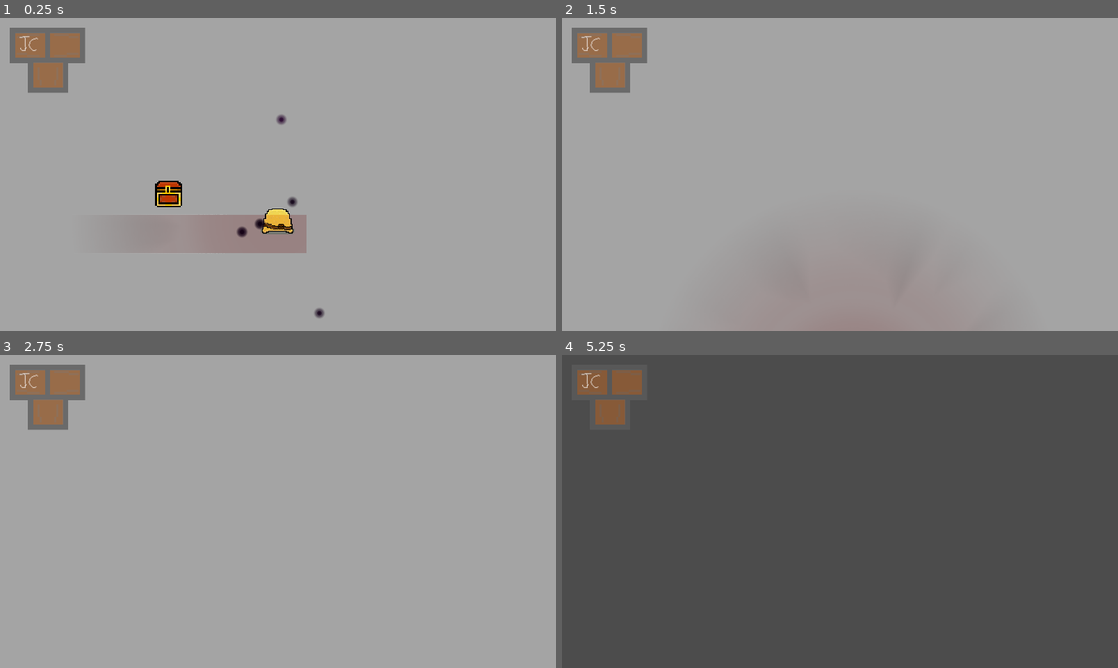
Above: before the commit, frames 1-4 (two rows, left to right).
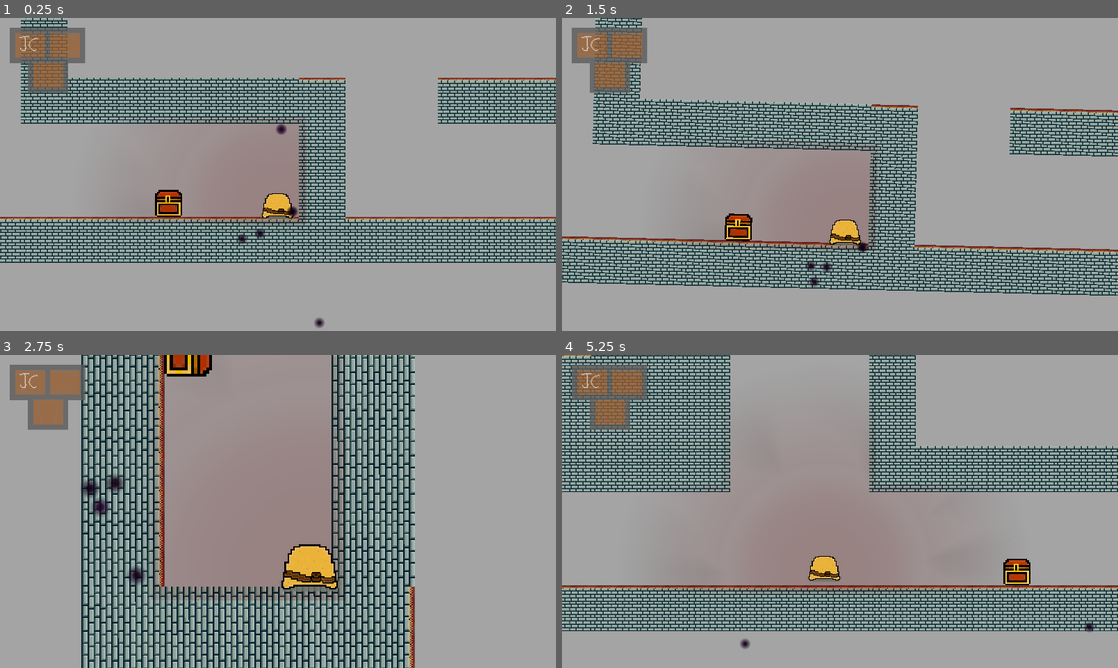
Above: after the commit, the same moments.

Repository: Godot-clif-Project/Blob
Game: Godot game, scene res://base.tscn
The game is run twice, just before and just after one commit, with the same random seed, the same clock (stepped at 60 frames per second) and the same inputs.
Inputs (mouse positions are in pixels of both pictures, inside the frame that each line leads up to):
- Up to frame 1 (0.25 s): no input
- Up to frame 2 (1.5 s): move the mouse to (589, 46) at 0.52 s; hold D (move right) 0.53-1.28 s; hold E (interact) 0.53-1.28 s; click (589, 46) at 0.67 s; tap Space (jump) at 0.77 s; move the mouse to (628, 46) at 1.27 s; hold S (move down) from 1.28 s (still down); tap E (interact) at 1.35 s; click (628, 46) at 1.42 s
- Up to frame 3 (2.75 s): tap Space (jump) at 1.52 s; move the mouse to (50, 411) at 2.02 s; release S (move down) at 2.03 s; hold D (move right) from 2.03 s (still down); hold E (interact) from 2.03 s (still down); click (50, 411) at 2.17 s
- Up to frame 4 (5.25 s): move the mouse to (812, 574) at 2.77 s; release D (move right) at 2.78 s; release E (interact) at 2.78 s; hold W (move up) 2.78-3.53 s; tap E (interact) at 2.85, 4.35 s; click (812, 574) at 2.92 s; tap Space (jump) at 3.02, 3.77, 4.52 s; move the mouse to (1006, 558) at 3.52 s; hold E (interact) 3.53-4.28 s; hold A (move left) 3.53-5.03 s; move the mouse to (673, 464) at 4.27 s; move the mouse to (867, 511) at 5.02 s; hold S (move down) from 5.03 s (still down); hold E (interact) from 5.03 s (still down); click (867, 511) at 5.17 s

The runs differ from the first frame. In frame 1, 23% of the frame differs, in the area x 0-100%, y 0-100%; in frame 2, 23%; in frame 3, 35%; in frame 4, 97%.

Commit message:
Corrected base.tscn

Diff:
--- a/base.tscn
+++ b/base.tscn
@@ -76,11 +76,9 @@
 [node name="base" type="Node2D"]
 
 [node name="map2" parent="." instance=ExtResource( 1 )]
-tile_set = null
 tile_data = PoolIntArray( -2359310, 1, 0, -2359309, 1, 0, -2293777, 1, 0, -2293776, 1, 0, -2293775, 1, 0, -2293773, 1,  …(3655 unchanged characters)…
 
 [node name="map1" parent="." instance=ExtResource( 1 )]
-tile_set = null
 occluder_light_mask = 0
 tile_data = PoolIntArray( -1048592, 2, 0, -1048591, 2, 0, -1048590, 2, 0, -1048589, 2, 0, -1048588, 2, 0, -1048587, 2,  …(7791 unchanged characters)…
 
@@ -125,7 +123,6 @@
 [node name="InstanceManager" type="Node2D" parent="map1"]
 script = ExtResource( 6 )
 preload_scene_path = [ "res://Actors/Enemy1/Enemy1.tscn" ]
-respawn_free_distance = 10000.0
 
 [node name="Enemy1" parent="map1/InstanceManager" instance=ExtResource( 7 )]
 position = Vector2( 2728, -11040 )
